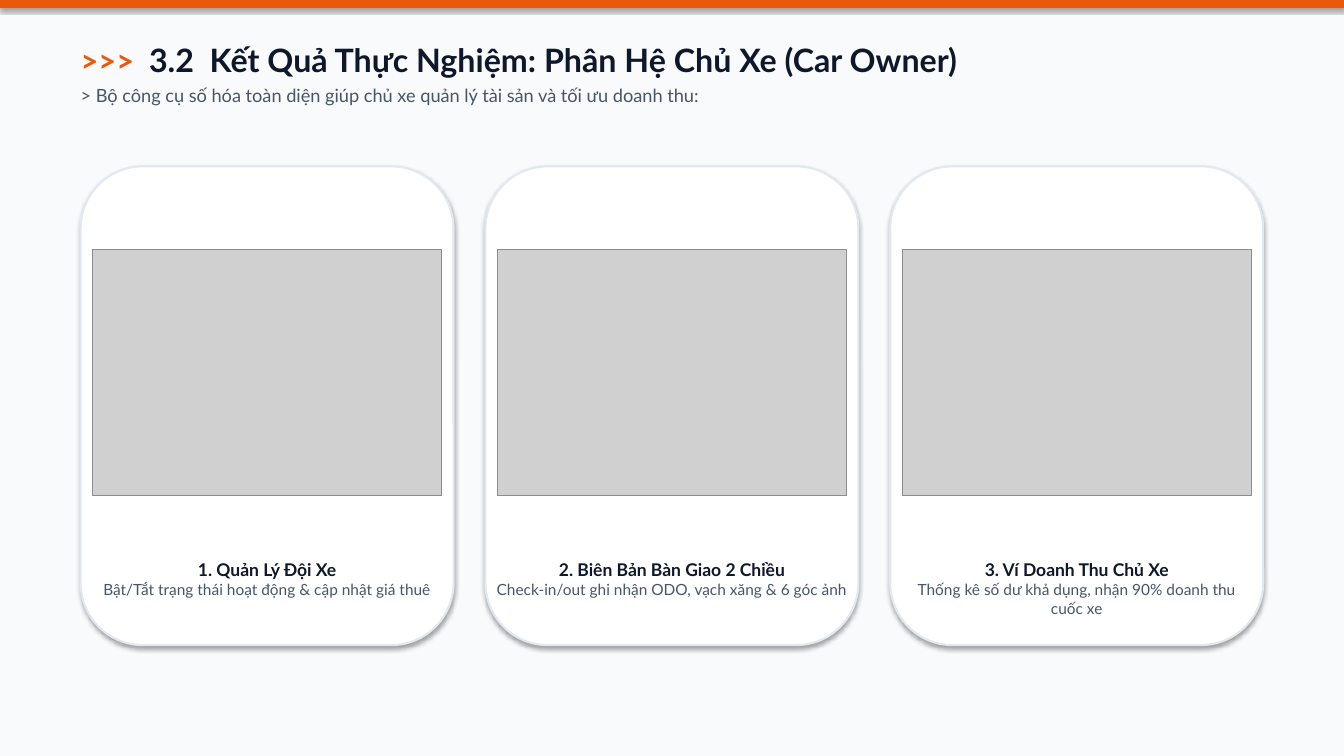
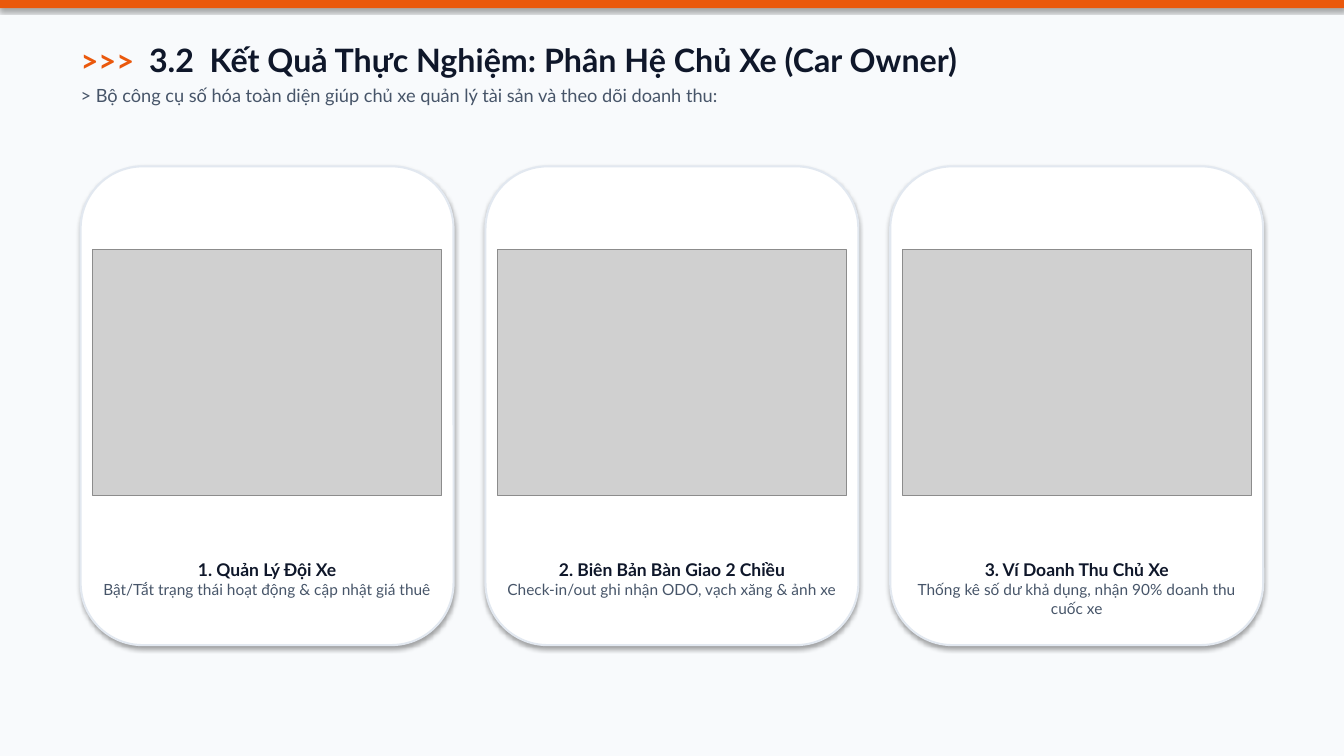
Before and after one commit to em123ngao-arch/thueXe_Online, a slide deck: slide 13 of docs/Slide_Bao_Ve_Do_An_DriveShare_K4.pptx. Drawn at 1344x756 pixels with LibreOffice and Linux fonts; fonts in the diff are those of the drawing; grey boxes stand for pictures. Boxes give left, top, right and bottom in pixels: in the first picture for what was removed or moved away, otherwise in the second. Text is boxed around its words. In the diff, an @@ line names an element or a change of style, - is before the commit and + after.

```diff
--- a/docs/Slide_Bao_Ve_Do_An_DriveShare_K4.pptx
+++ b/docs/Slide_Bao_Ve_Do_An_DriveShare_K4.pptx
@@ text at [96,87,717,106]: text changed @@
-> Bộ công cụ số hóa toàn diện giúp chủ xe quản lý tài sản và tối ưu doanh thu:
+> Bộ công cụ số hóa toàn diện giúp chủ xe quản lý tài sản và theo dõi doanh thu:
@@ text at [507,583,835,598]: text changed @@
-Check-in/out ghi nhận ODO, vạch xăng & 6 góc ảnh
+Check-in/out ghi nhận ODO, vạch xăng & ảnh xe
```
Also in this commit, not shown: 15 other slides changed, 2 slides removed, 38 other files.
